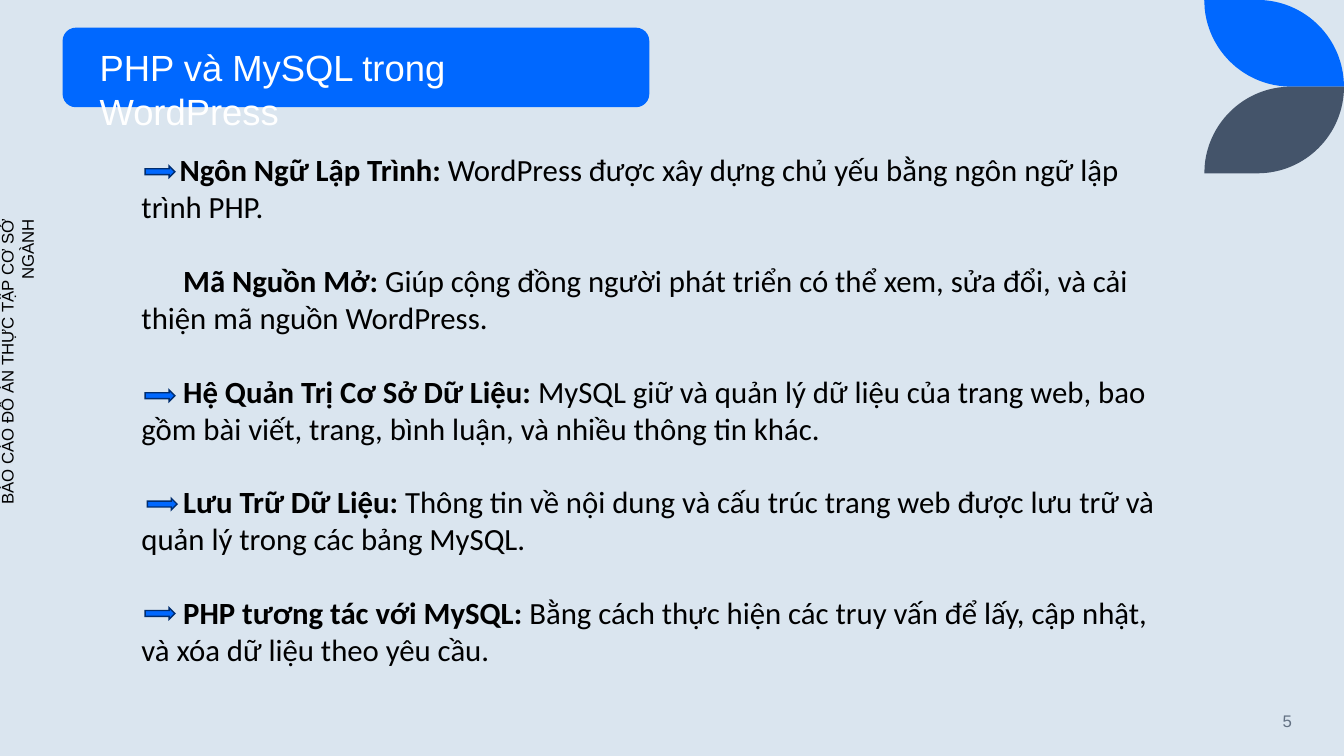
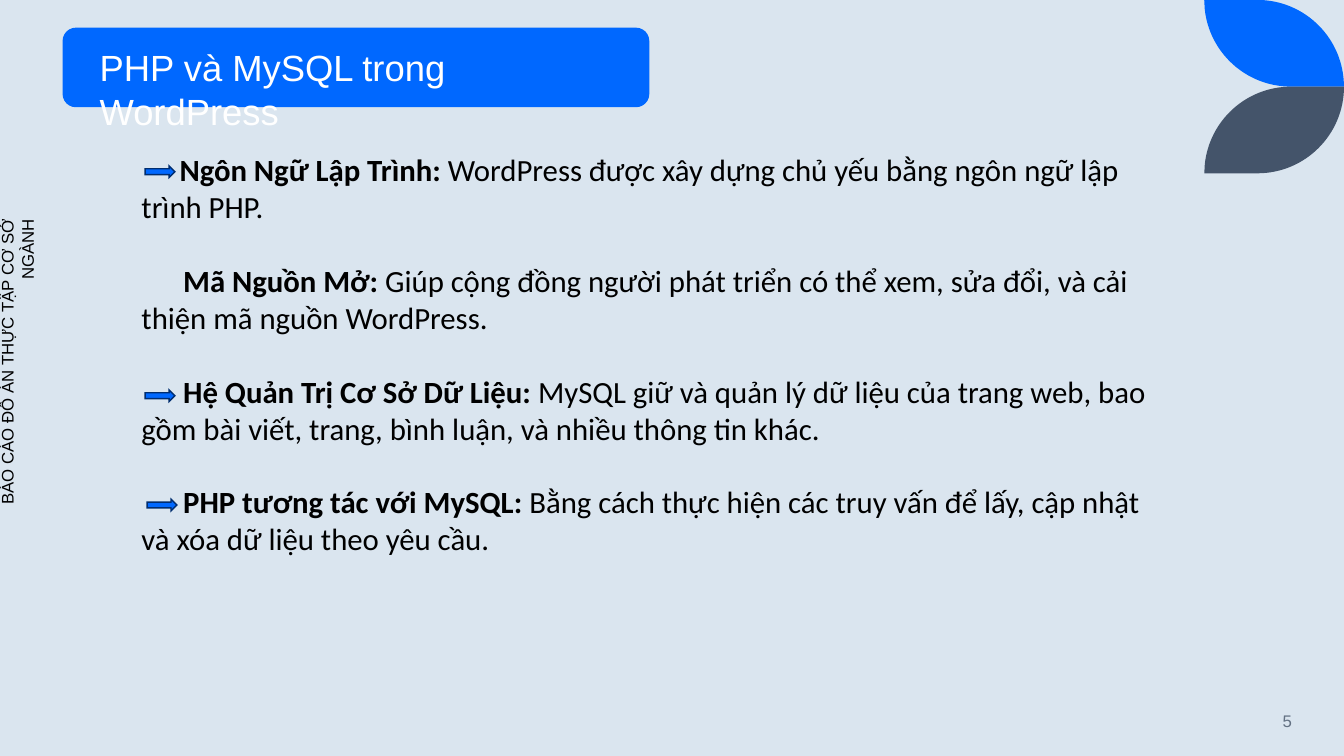
Before and after one commit to TrangThanhHieu/csn-da21ttb-trangthanhhieu-timhieuvathietkewebminhhoa-wordpress, a slide deck: slide 5 of thesis/csn-da21ttb-TrangThanhHieu.pptx. Drawn at 1344x756 pixels with LibreOffice and Linux fonts; fonts in the diff are those of the drawing; background and template pictures are left out. Boxes give left, top, right and bottom in pixels: in the first picture for what was removed or moved away, otherwise in the second. Text is boxed around its words. In the diff, an @@ line names an element or a change of style, - is before the commit and + after.

```diff
--- a/thesis/csn-da21ttb-TrangThanhHieu.pptx
+++ b/thesis/csn-da21ttb-TrangThanhHieu.pptx
@@ text at [141,488,1139,556]: text changed @@
-Lưu Trữ Dữ Liệu: Thông tin về nội dung và cấu trúc trang web được lưu trữ và quản lý trong các bảng MySQL.
-PHP tương tác với MySQL: Bằng cách thực hiện các truy vấn để lấy, cập nhật, và xóa dữ liệu theo yêu cầu.
+PHP tương tác với MySQL: Bằng cách thực hiện các truy vấn để lấy, cập nhật và xóa dữ liệu theo yêu cầu.
@@ right arrow: place and size @@
-right arrow at [145,608,174,620]
+right arrow at [147,499,176,511]
@@ right arrow removed at [147,498,176,510] @@
```
Also in this commit, not shown: 7 other slides changed, 3 slides added, 1 slide removed, 1 other file.
